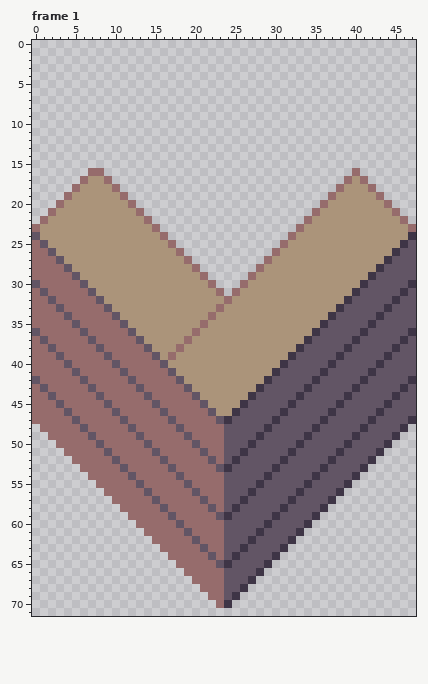
Edited in one commit: pixel-art file (resources/asesprite/Blocks-Wood.aseprite). Above: the version before the commit.
48x72 pixels, 6 frames. Shown: frame 1. The commit also changed other frames, which this record leaves out.
After the commit:
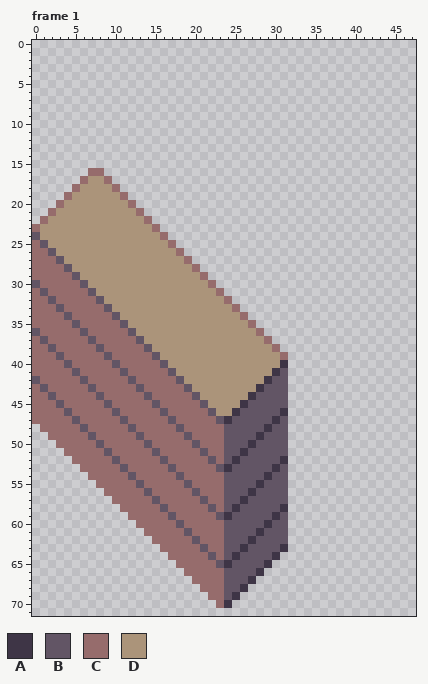
Palette (. is transparent): A #3e3546  B #625565  C #966c6c  D #ab947a
Change:
layer "Wood Half Column" now hidden
layer "Wood Corner Bottom" now hidden
Frame 1:
y 16: x 40 C -> .
y 17: x 39..41 CDC -> ...
y 18: x 38..42 CDDDC -> .....
y 19: x 37..43 CDDDDDC -> .......
y 20: x 36..44 CDDDDDDDC -> .........
y 21: x 35..45 CDDDDDDDDDC -> ...........
y 22: x 34..46 CDDDDDDDDDDDC -> .............
y 23: x 33..47 CDDDDDDDDDDDDDC -> ...............
y 24: x 32..47 CDDDDDDDDDDDDDDA -> ................
y 25: x 31..47 CDDDDDDDDDDDDDDAB -> .................
y 26: x 30..47 CDDDDDDDDDDDDDDABB -> ..................
y 27: x 29..47 CDDDDDDDDDDDDDDABBB -> ...................
y 28: x 28..47 CDDDDDDDDDDDDDDABBBB -> ....................
y 29: x 27..47 CDDDDDDDDDDDDDDABBBBB -> .....................
y 30: x 26..47 CDDDDDDDDDDDDDDABBBBBA -> ......................
y 31: x 25..47 CDDDDDDDDDDDDDDABBBBBAB -> .......................
y 32: x 25..47 DDDDDDDDDDDDDDABBBBBABB -> .......................
y 33: x 23 C -> D; x 25..47 DDDDDDDDDDDDDABBBBBABBB -> C......................
y 34: x 22 C -> D; x 26..47 DDDDDDDDDDDABBBBBABBBB -> C.....................
y 35: x 21 C -> D; x 27..47 DDDDDDDDDABBBBBABBBBB -> C....................
y 36: x 20 C -> D; x 28..47 DDDDDDDABBBBBABBBBBA -> C...................
y 37: x 19 C -> D; x 29..47 DDDDDABBBBBABBBBBAB -> C..................
y 38: x 18 C -> D; x 30..47 DDDABBBBBABBBBBABB -> C.................
y 39: x 17 C -> D; x 31..47 DABBBBBABBBBBABBB -> C................
y 40: x 32..47 BBBBBABBBBBABBBB -> ................
y 41: x 32..47 BBBBABBBBBABBBBB -> ................
y 42: x 32..47 BBBABBBBBABBBBBA -> ................
y 43: x 32..47 BBABBBBBABBBBBAB -> ................
y 44: x 32..47 BABBBBBABBBBBABB -> ................
y 45: x 32..47 ABBBBBABBBBBABBB -> ................
y 46: x 32..47 BBBBBABBBBBABBBB -> ................
y 47: x 32..47 BBBBABBBBBABBBBA -> ................
y 48: x 32..46 BBBABBBBBABBBBA -> ...............
y 49: x 32..45 BBABBBBBABBBBA -> ..............
y 50: x 32..44 BABBBBBABBBBA -> .............
y 51: x 32..43 ABBBBBABBBBA -> ............
y 52: x 32..42 BBBBBABBBBA -> ...........
y 53: x 32..41 BBBBABBBBA -> ..........
y 54: x 32..40 BBBABBBBA -> .........
y 55: x 32..39 BBABBBBA -> ........
y 56: x 32..38 BABBBBA -> .......
y 57: x 32..37 ABBBBA -> ......
y 58: x 32..36 BBBBA -> .....
y 59: x 32..35 BBBA -> ....
y 60: x 32..34 BBA -> ...
y 61: x 32..33 BA -> ..
y 62: x 32 A -> .
Where, in picture pixels (left, top, right, bottom), the same in both pictures:
changed: (168, 168, 416, 544)
